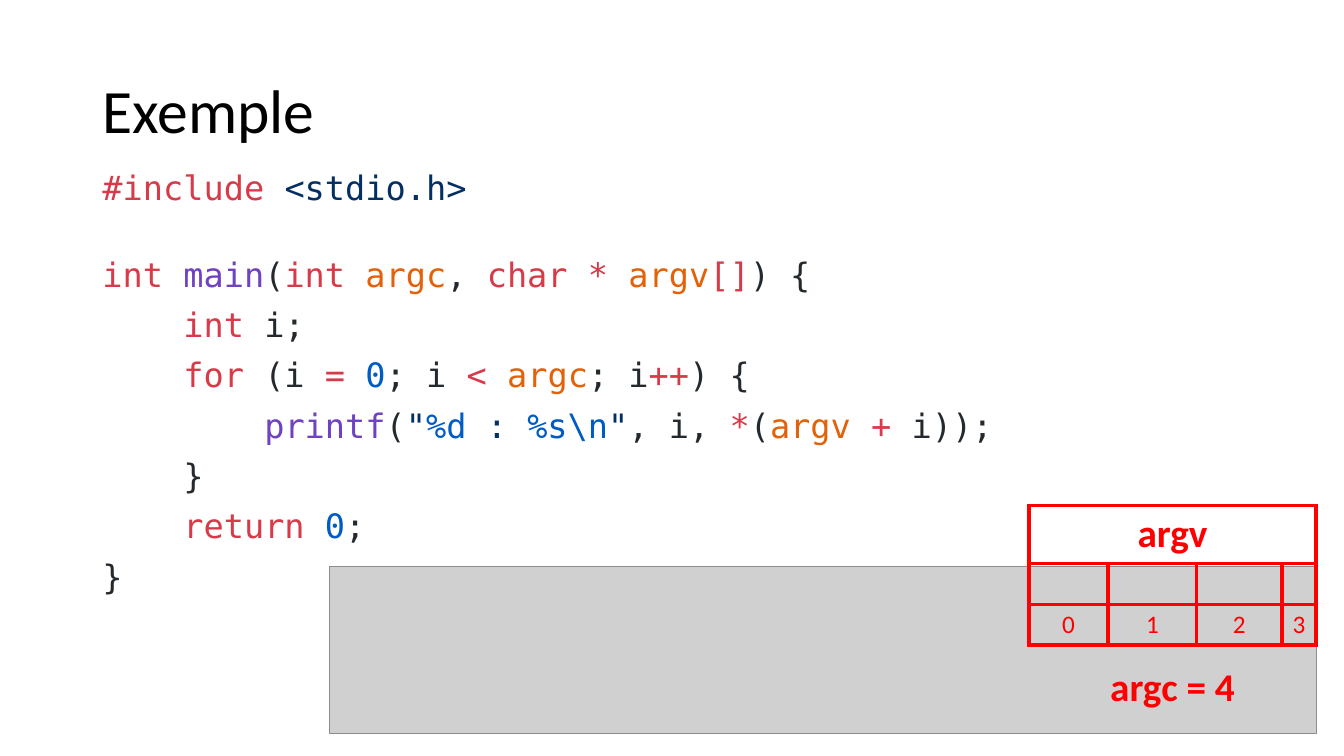
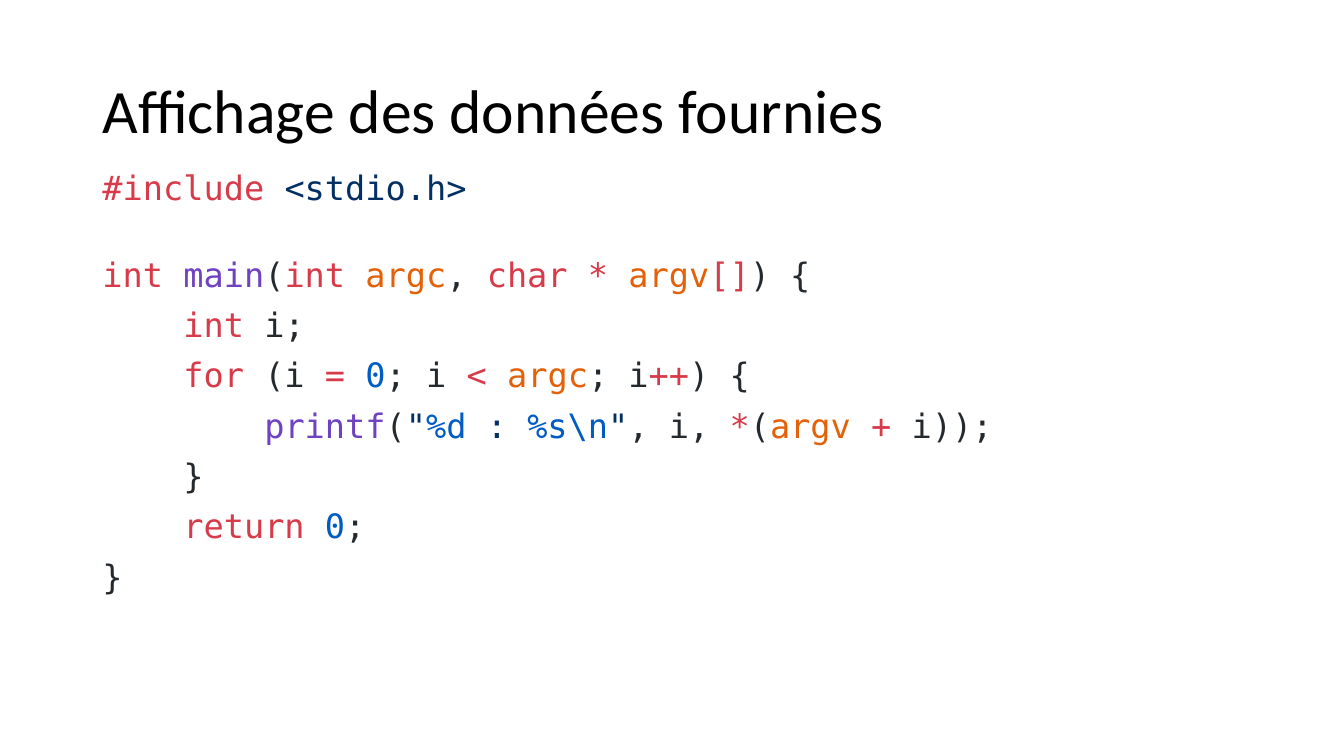
Before and after one commit to Firestorm49/bts-1, a slide deck: slide 22 of 02_C/04_Pointeurs/Pointeurs.pptx. Drawn at 1344x756 pixels with LibreOffice and Linux fonts; fonts in the diff are those of the drawing; grey boxes stand for pictures. Boxes give left, top, right and bottom in pixels: in the first picture for what was removed or moved away, otherwise in the second. Text is boxed around its words. In the diff, an @@ line names an element or a change of style, - is before the commit and + after.

```diff
--- a/02_C/04_Pointeurs/Pointeurs.pptx
+++ b/02_C/04_Pointeurs/Pointeurs.pptx
@@ title at [102, 90, 883, 144]: text changed @@
-Exemple
+Affichage des données fournies
@@ table removed at [1029, 506, 1318, 645], 3 rows, 4 columns @@
-argv |  |  | 
- |  |  | 
-0 | 1 | 2 | 3
@@ picture removed at [330, 567, 1317, 735] @@
@@ text removed at [1110, 675, 1235, 708] @@
-argc = 4
```
Also in this commit, not shown: 1 other slide changed, 1 slide added.
